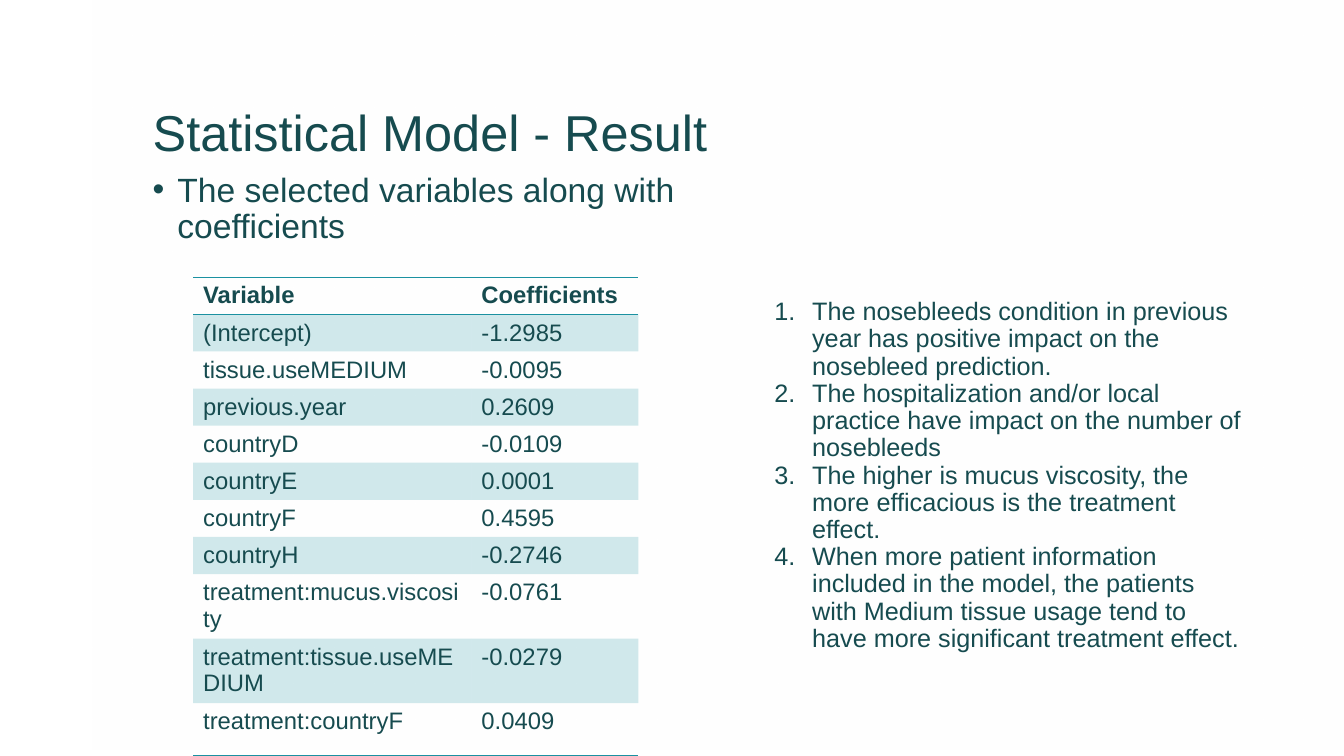
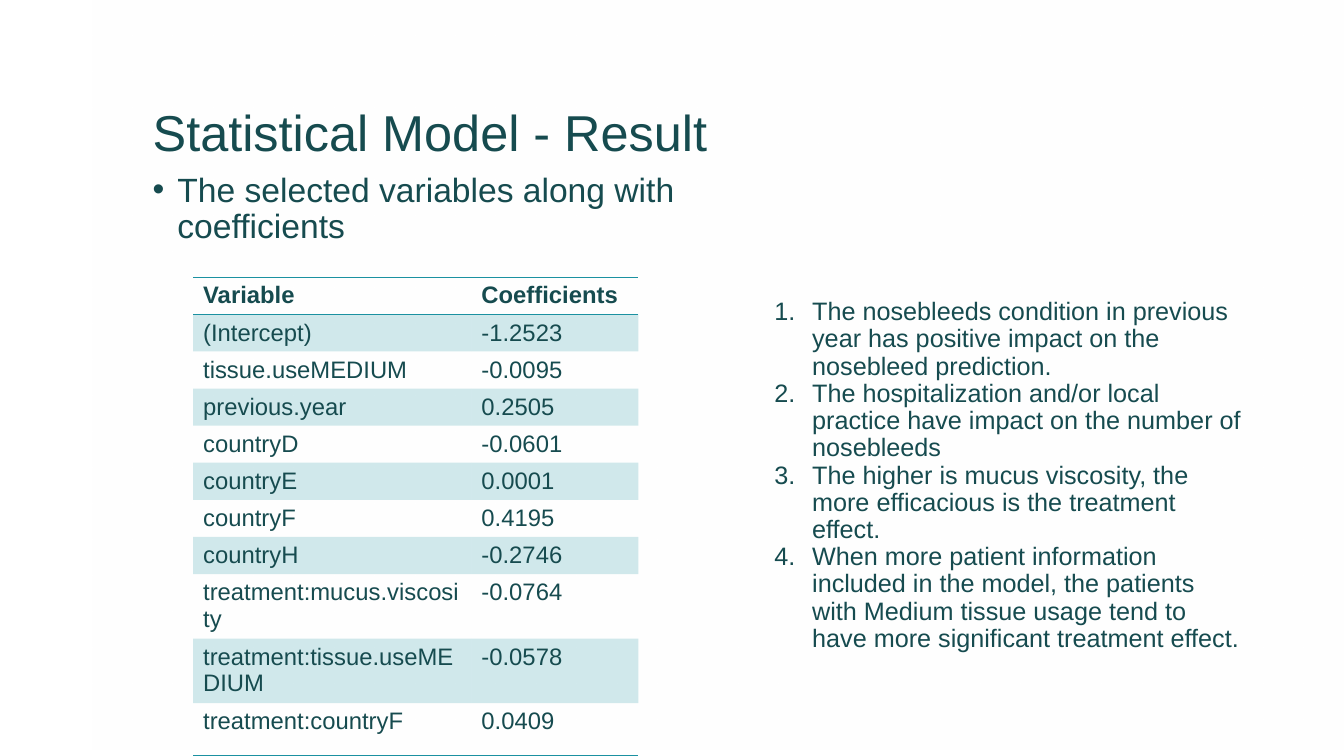
Before and after one commit to liuxia74/AZ, a slide deck: slide 13 of AstraZeneca_Presentation.pptx. Drawn at 1344x756 pixels with LibreOffice and Linux fonts; fonts in the diff are those of the drawing; background and template pictures are left out. Boxes give left, top, right and bottom in pixels: in the first picture for what was removed or moved away, otherwise in the second. Text is boxed around its words. In the diff, an @@ line names an element or a change of style, - is before the commit and + after.

```diff
--- a/AstraZeneca_Presentation.pptx
+++ b/AstraZeneca_Presentation.pptx
@@ table at [193,277,638,756] @@
-row 2, column 2: -1.2985
+row 2, column 2: -1.2523
-row 4, column 2: 0.2609
+row 4, column 2: 0.2505
-row 5, column 2: -0.0109
+row 5, column 2: -0.0601
-row 7, column 2: 0.4595
+row 7, column 2: 0.4195
-row 9, column 2: -0.0761
+row 9, column 2: -0.0764
-row 10, column 2: -0.0279
+row 10, column 2: -0.0578
```
Also in this commit, not shown: 4 other slides changed, 1 slide added, 7 slides removed, 3 other files.
